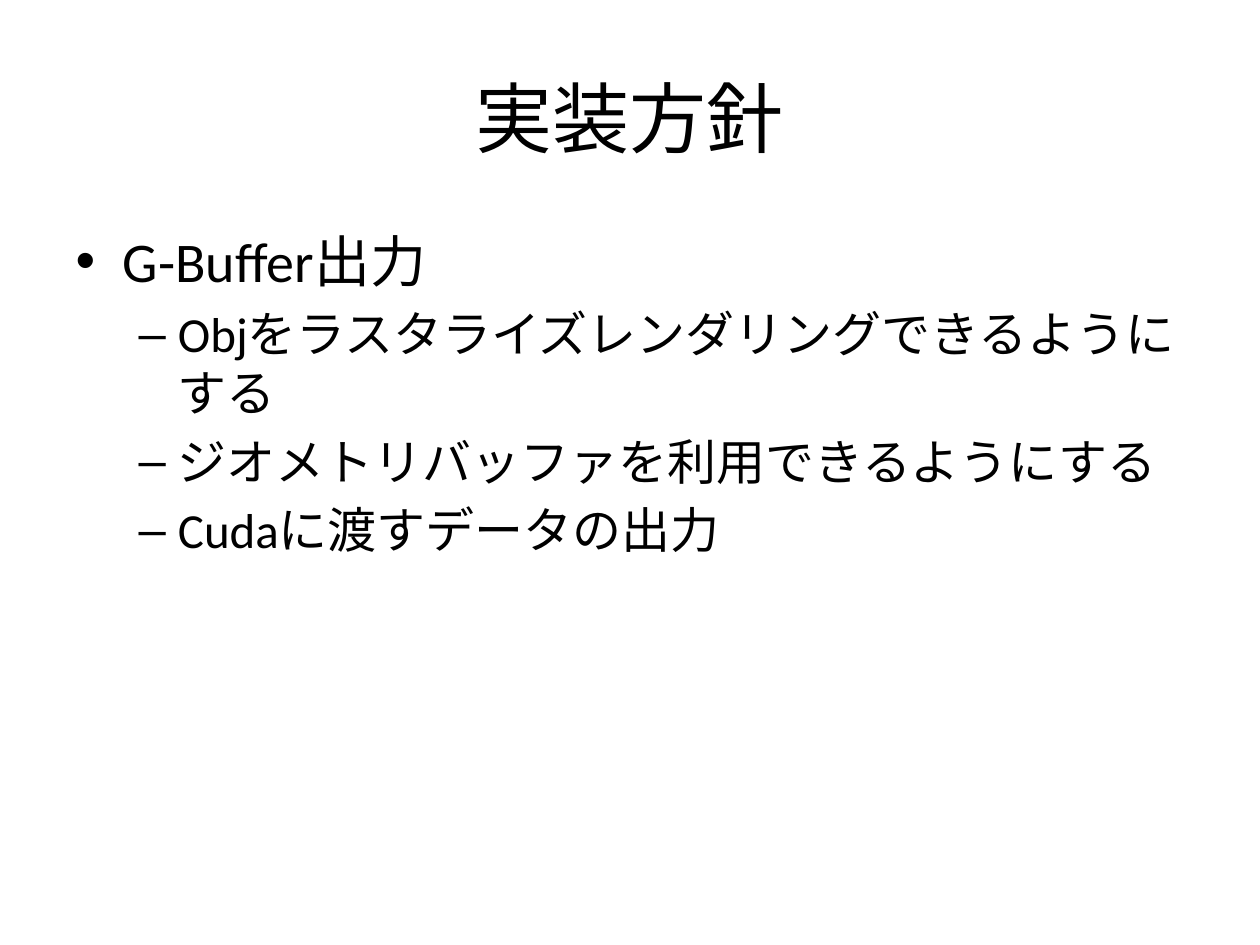
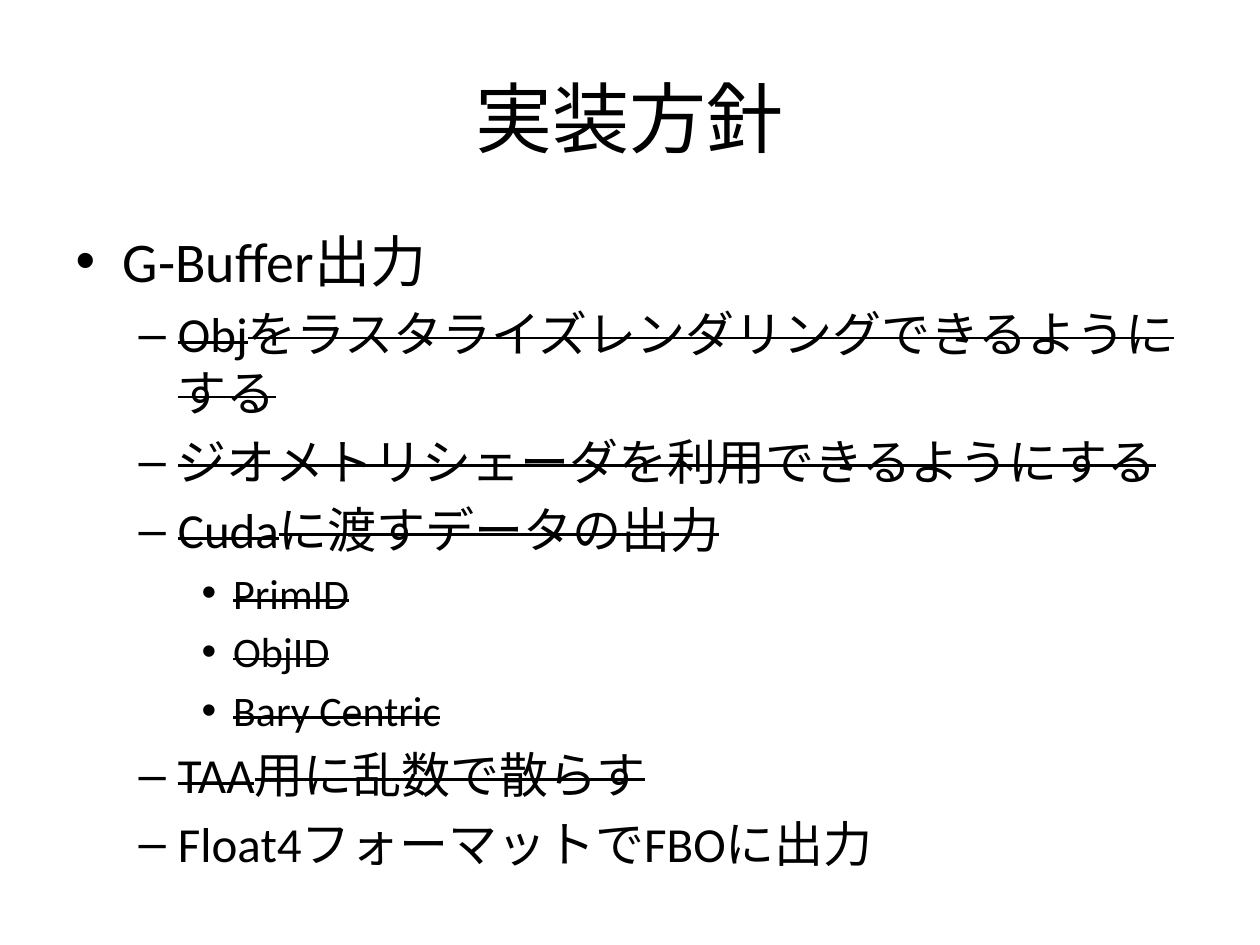
Before and after one commit to nackdai/aten, a slide deck: slide 8 of docs/Scree Space Ray Tracing.pptx. Drawn at 1260x945 pixels with LibreOffice and Linux fonts; fonts in the diff are those of the drawing. Boxes give left, top, right and bottom in pixels: in the first picture for what was removed or moved away, otherwise in the second. Text is boxed around its words. In the diff, an @@ line names an element or a change of style, - is before the commit and + after.

```diff
--- a/docs/Scree Space Ray Tracing.pptx
+++ b/docs/Scree Space Ray Tracing.pptx
@@ text at (178, 438, 1156, 484): text changed @@
-  – ジオメトリバッファを利用できるようにする
+  – ジオメトリシェーダを利用できるようにする
@@ text at (178, 508, 719, 552): strikethrough on in "Objをラスタライズレンダリングできるようにする", "Cudaに渡すデータの出力" @@
@@ text at (178, 580, 873, 866): paragraphs added @@
+    • PrimID
+    • ObjID
+    • Bary Centric
+  – TAA用に乱数で散らす
+  – Float4フォーマットでFBOに出力
```
Also in this commit, not shown: 2 other slides changed.
